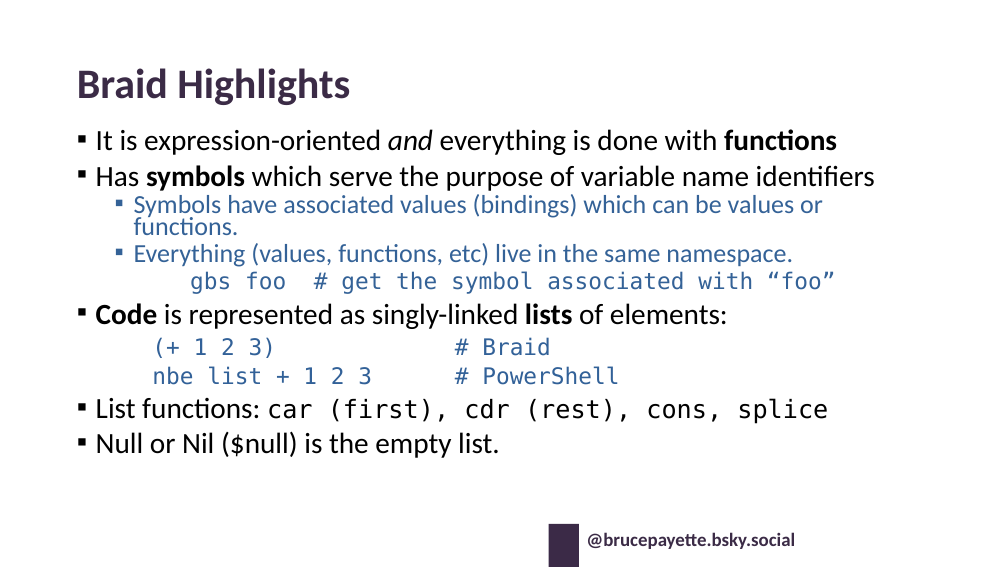
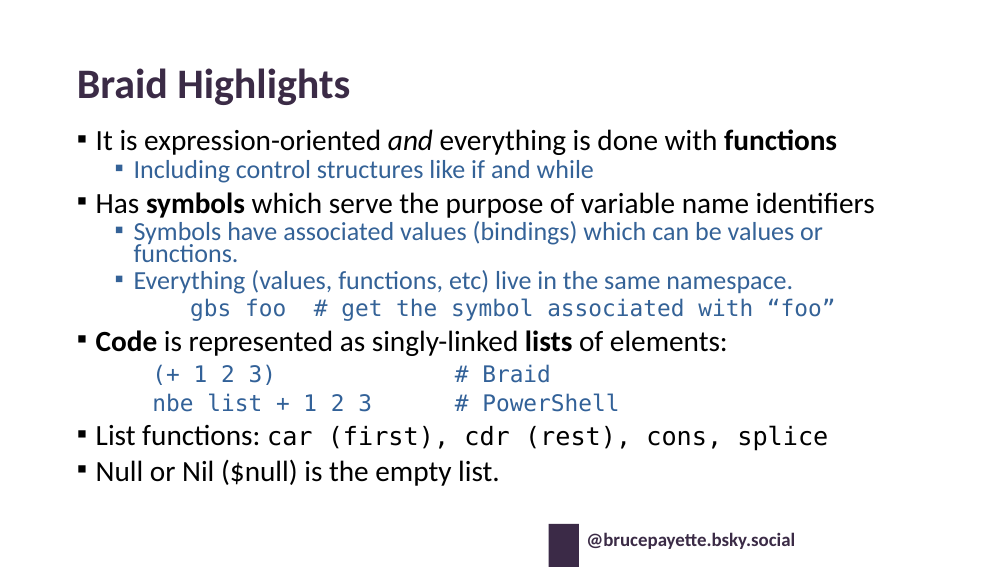
Before and after one commit to BrucePay/BraidLang, a slide deck: slide 13 of PSCONF26_Payette_Leveraging_Braid.pptx (slide 12 before the commit). Drawn at 1008x567 pixels with LibreOffice and Linux fonts; fonts in the diff are those of the drawing; background and template pictures are left out. Boxes give left, top, right and bottom in pixels: in the first picture for what was removed or moved away, otherwise in the second. Text is boxed around its words. In the diff, an @@ line names an element or a change of style, - is before the commit and + after.

```diff
--- a/PSCONF26_Payette_Leveraging_Braid.pptx
+++ b/PSCONF26_Payette_Leveraging_Braid.pptx
@@ text at (134,160,594,183): paragraph added @@
+  ▪ Including control structures like if and while
```
Also in this commit, not shown: 1 other slide changed, 1 slide added, 2 other files.
